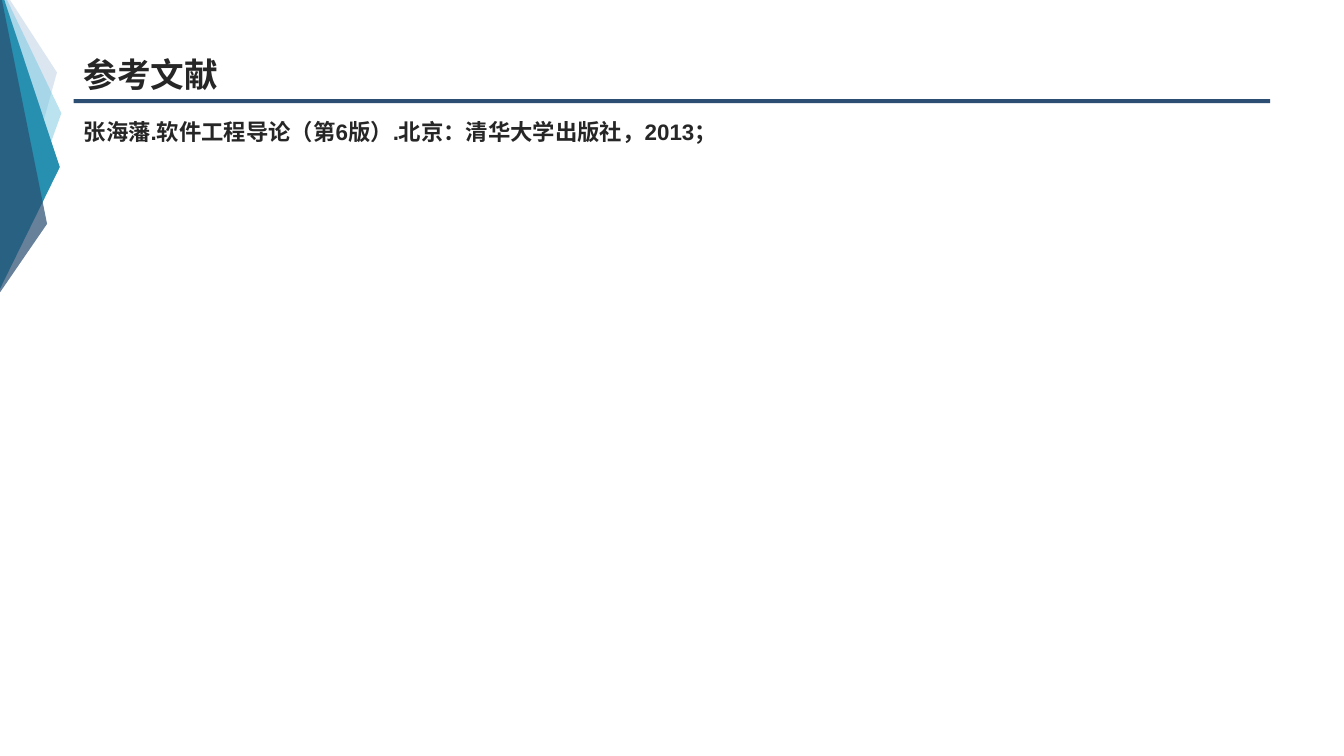
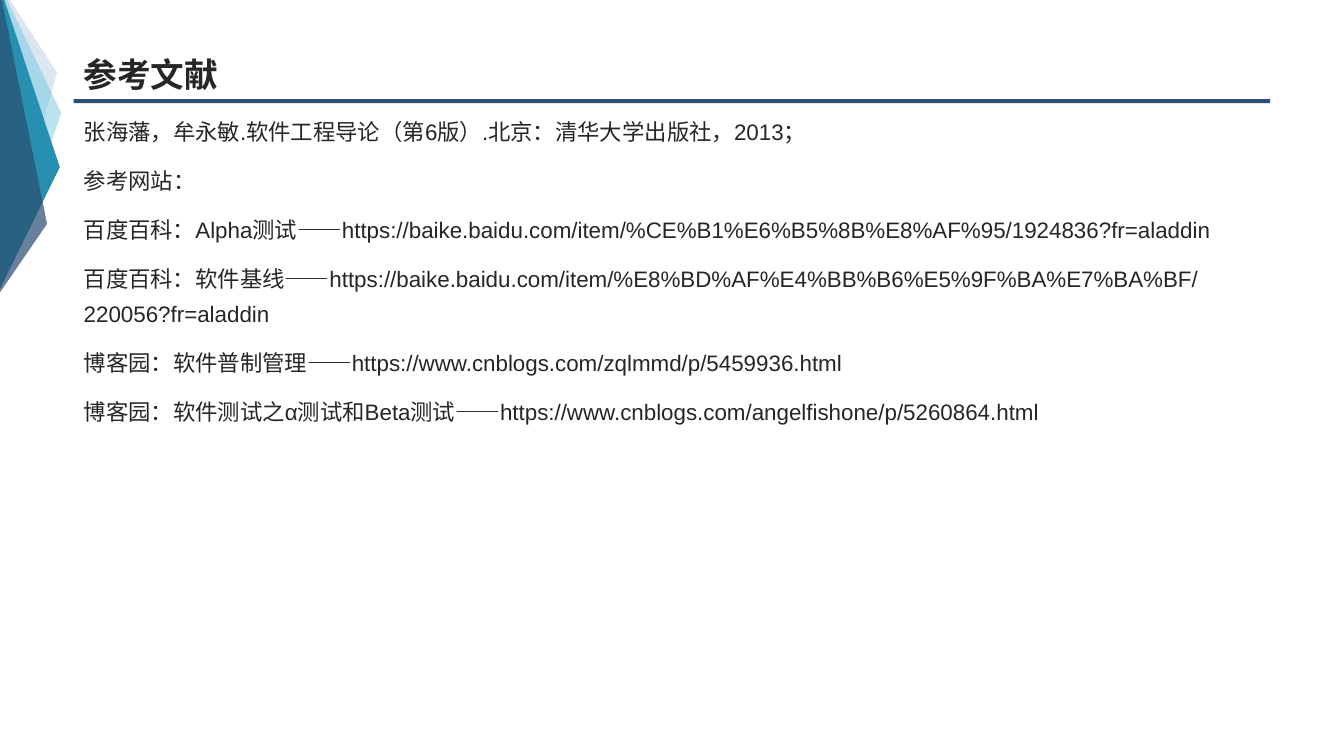
Before and after one commit to group-fourteen/G14-, a slide deck: slide 34 of 翻转课堂/7.5确认测试.ppt (slide 35 before the commit). Drawn at 1344x756 pixels with LibreOffice and Linux fonts; fonts in the diff are those of the drawing. Boxes give left, top, right and bottom in pixels: in the first picture for what was removed or moved away, otherwise in the second. Text is boxed around its words. In the diff, an @@ line names an element or a change of style, - is before the commit and + after.

```diff
--- a/翻转课堂/7.5确认测试.ppt
+++ b/翻转课堂/7.5确认测试.ppt
@@ text at <box>84,121,1210,425</box>: text changed; bold off @@
-张海藩.软件工程导论（第6版）.北京：清华大学出版社，2013；
+张海藩，牟永敏.软件工程导论（第6版）.北京：清华大学出版社，2013；
+参考网站：
+百度百科：Alpha测试——https://baike.baidu.com/item/%CE%B1%E6%B5%8B%E8%AF%95/1924836?fr=aladdin
+百度百科：软件基线——https://baike.baidu.com/item/%E8%BD%AF%E4%BB%B6%E5%9F%BA%E7%BA%BF/220056?fr=aladdin
+博客园：软件普制管理——https://www.cnblogs.com/zqlmmd/p/5459936.html
+博客园：软件测试之α测试和Beta测试——https://www.cnblogs.com/angelfishone/p/5260864.html
```
Also in this commit, not shown: 20 other slides changed, 1 slide removed.
